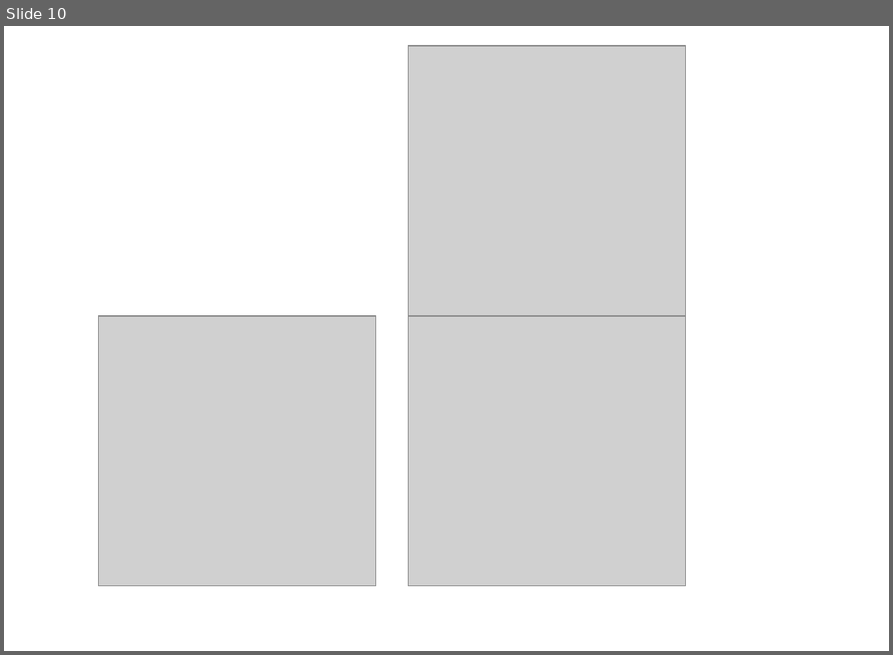
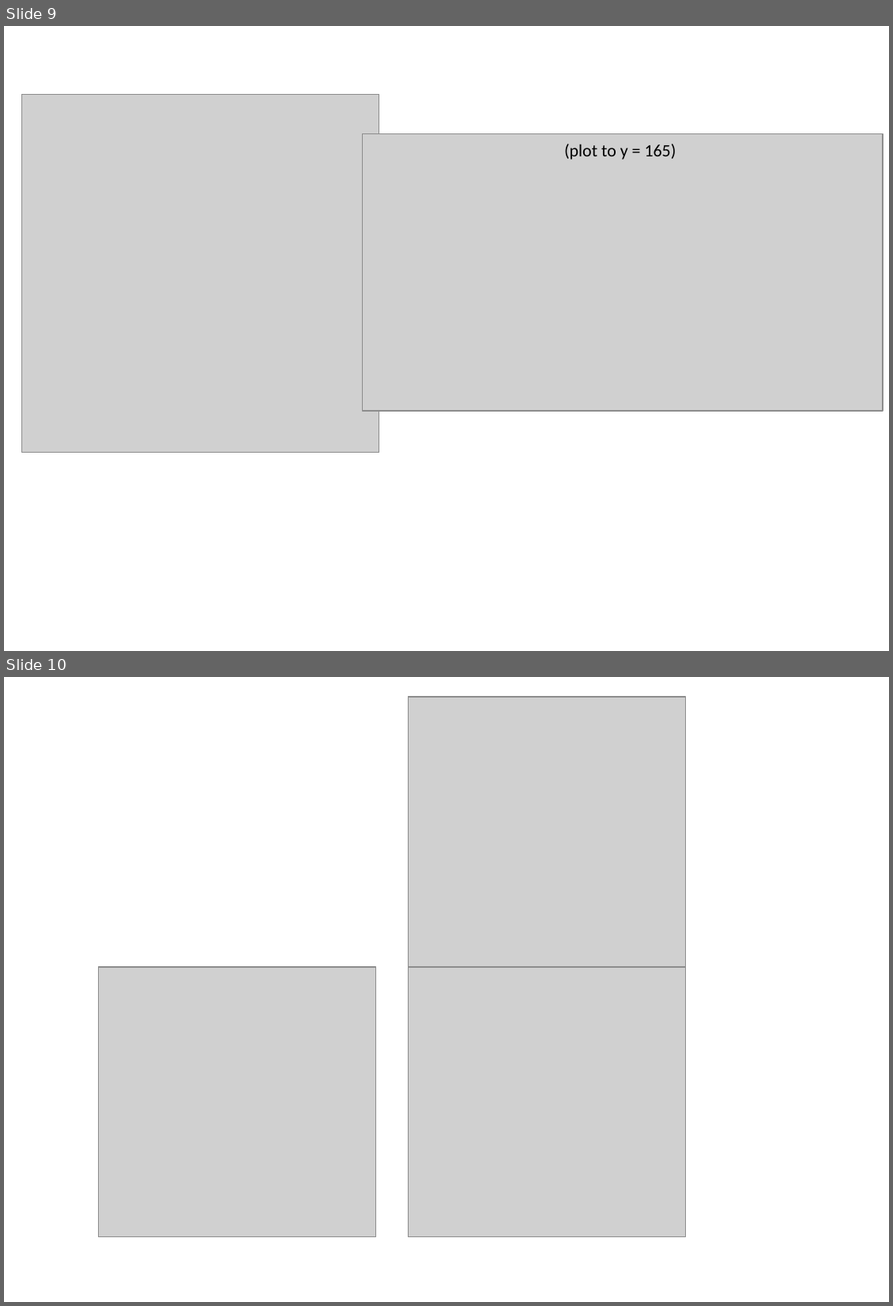
Before and after one commit to ginalamka/ComplexModel_ABM, a slide deck: Archive/ABM_manuscriptfigures_v2.pptx. Shown one above the other, each under a label of ours: slide 10 before the commit, slides 9 and 10 after it. The pictures are 893x655 and 893x1306 pixels, drawn with LibreOffice and Linux fonts; fonts in the diff are those of the drawing; grey boxes stand for pictures. Boxes give left, top, right and bottom in pixels: in the first picture for what was removed or moved away, otherwise in the second. Text is boxed around its words. In the diff, an @@ line names an element or a change of style, - is before the commit and + after.

```diff
--- a/Archive/ABM_manuscriptfigures_v2.pptx
+++ b/Archive/ABM_manuscriptfigures_v2.pptx
@@ slide 9 added at [4,26,889,651], background #FFFFFF @@
@@ picture added at [21,94,378,452] @@
@@ picture added at [362,134,882,412] @@
@@ text added at [564,144,676,160], 12 pt, text #000000 @@
+(plot to y = 165)
```
Also in this commit, not shown: 2 other slides added, 3 slides removed, 8 other files.
